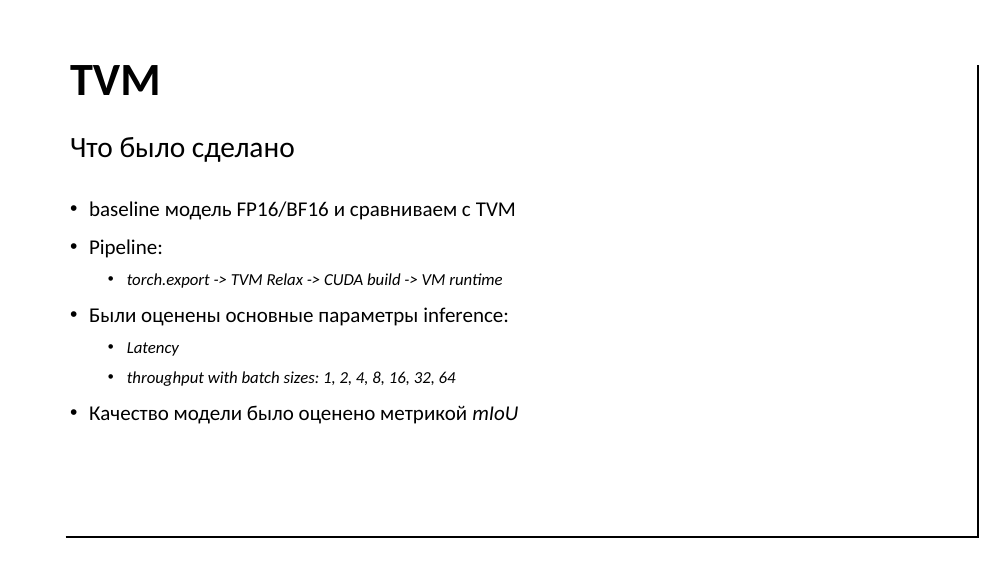
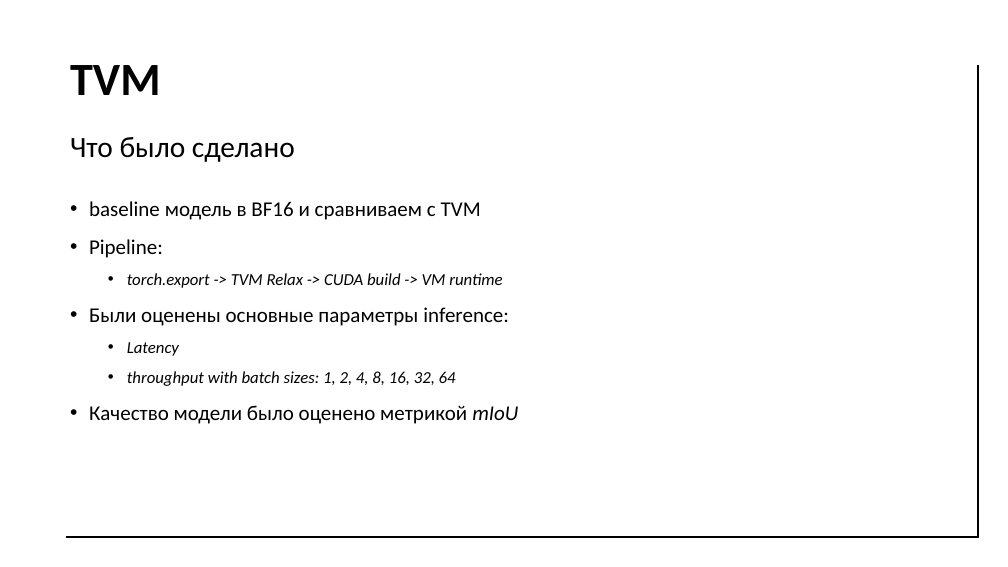
Before and after one commit to Tyumentseva/Unet-Inference-Acceleration-Project, a slide deck: slide 13 of unet_inference_240426.pptx. Drawn at 1008x567 pixels with LibreOffice and Linux fonts; fonts in the diff are those of the drawing; background and template pictures are left out. Boxes give left, top, right and bottom in pixels: in the first picture for what was removed or moved away, otherwise in the second. Text is boxed around its words. In the diff, an @@ line names an element or a change of style, - is before the commit and + after.

```diff
--- a/unet_inference_240426.pptx
+++ b/unet_inference_240426.pptx
@@ subtitle at bbox=[89, 201, 481, 220]: text changed @@
-• baseline модель FP16/BF16 и сравниваем с TVM
+• baseline модель в BF16 и сравниваем с TVM
```
Also in this commit, not shown: 11 other slides changed, 6 other files.
